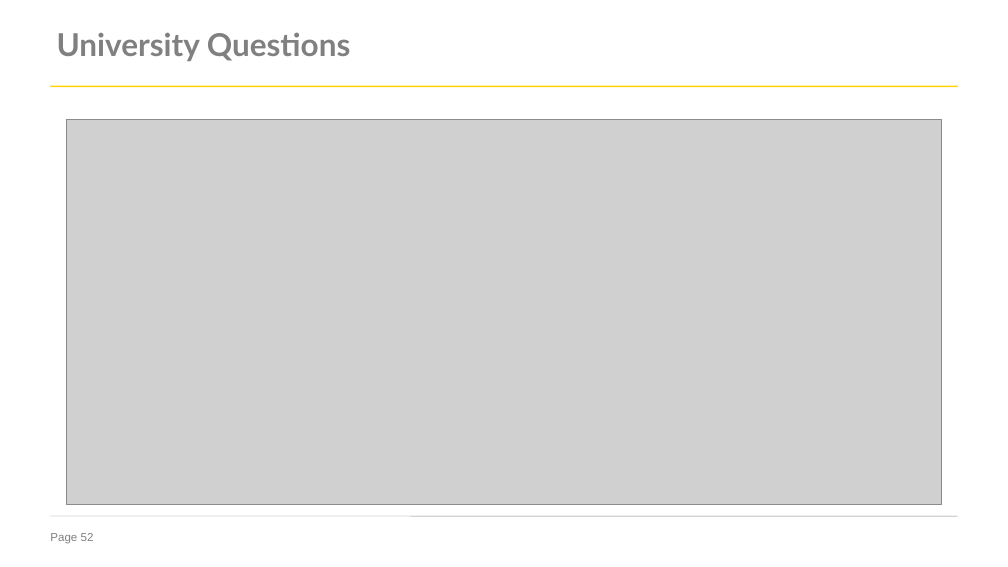
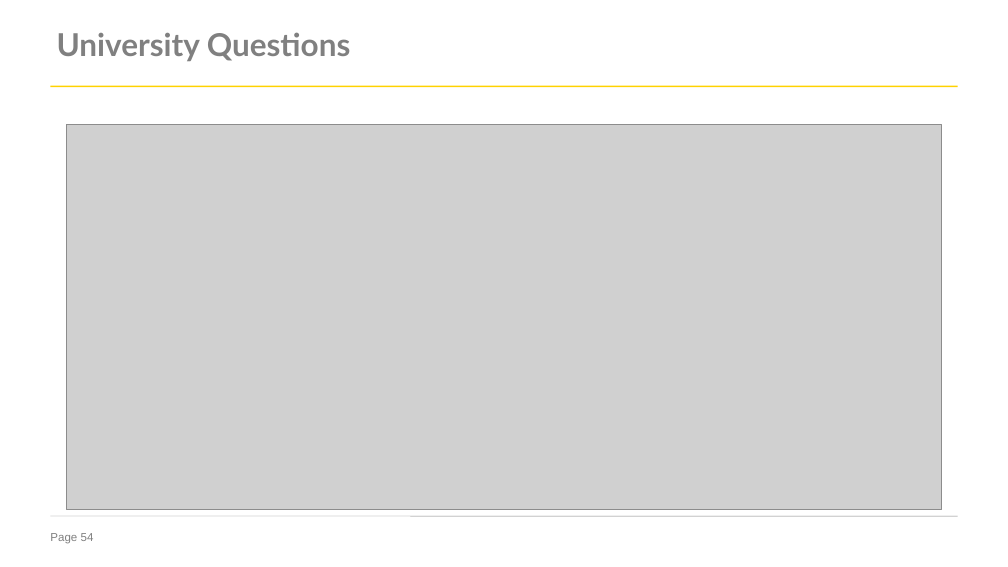
Before and after one commit to sj-minRva/Web-Dev, a slide deck: slide 54 of Notes/wt-m3-24.pptx (slide 52 before the commit). Drawn at 1008x567 pixels with LibreOffice and Linux fonts; fonts in the diff are those of the drawing; grey boxes stand for pictures; background and template pictures are left out. Boxes give left, top, right and bottom in pixels: in the first picture for what was removed or moved away, otherwise in the second. Text is boxed around its words. In the diff, an @@ line names an element or a change of style, - is before the commit and + after.

```diff
--- a/Notes/wt-m3-24.pptx
+++ b/Notes/wt-m3-24.pptx
@@ picture: place and size @@
-picture at bbox=[67, 119, 941, 504]
+picture at bbox=[67, 125, 941, 510]
@@ page number at bbox=[50, 533, 94, 544]: text changed @@
-Page 52
+Page 54
```
Also in this commit, not shown: 2 other slides changed, 2 slides added, 1 slide removed, 33 other files.
